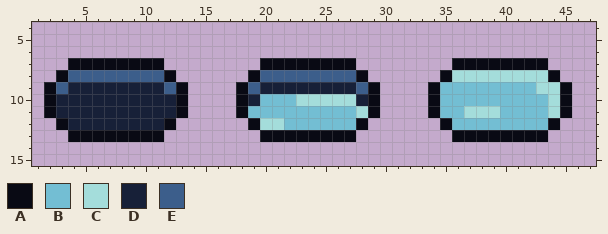
Pixel-art sprite: assets/art/interactables/pool.png. Above, as it was before the edit.
The file is 48x16 pixels. Shown: x 1..47, y 4..15.
Palette (. is transparent): A #090a14  B #73bed3  C #a4dddb  D #172038  E #3c5e8b
Pixels before, first column x 2:
 7 ..AAAAAAAA........AAAAAAAA........AAAAAAAA..
 8 .AEEEEEEEEA......AEEEEEEEEA......ACCCCCCCCA.
 9 AEDDDDDDDDEA....AEDDDDDDDDEA....ABBBBBBBBCCA
10 ADDDDDDDDDDA....ADBBBCCCCCDA....ABBBBBBBBBCA
11 ADDDDDDDDDDA....ABBBBBBBBBCA....ABBCCCBBBBCA
12 .ADDDDDDDDA......ACCBBBBBBA......ABBBBBBBBA.
13 ..AAAAAAAA........AAAAAAAA........AAAAAAAA..
Once edited:
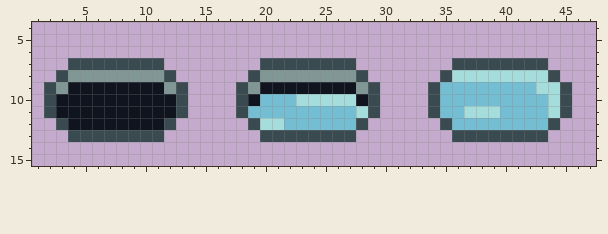
Difference:
Colour A changes from #090a14 to #394a50.
Colour D changes from #172038 to #10141f.
Colour E changes from #3c5e8b to #819796.
Where, in picture pixels (left, top, right, bottom), the same in both pictures:
changed: (44, 58, 380, 142)
changed: (428, 58, 572, 142)
